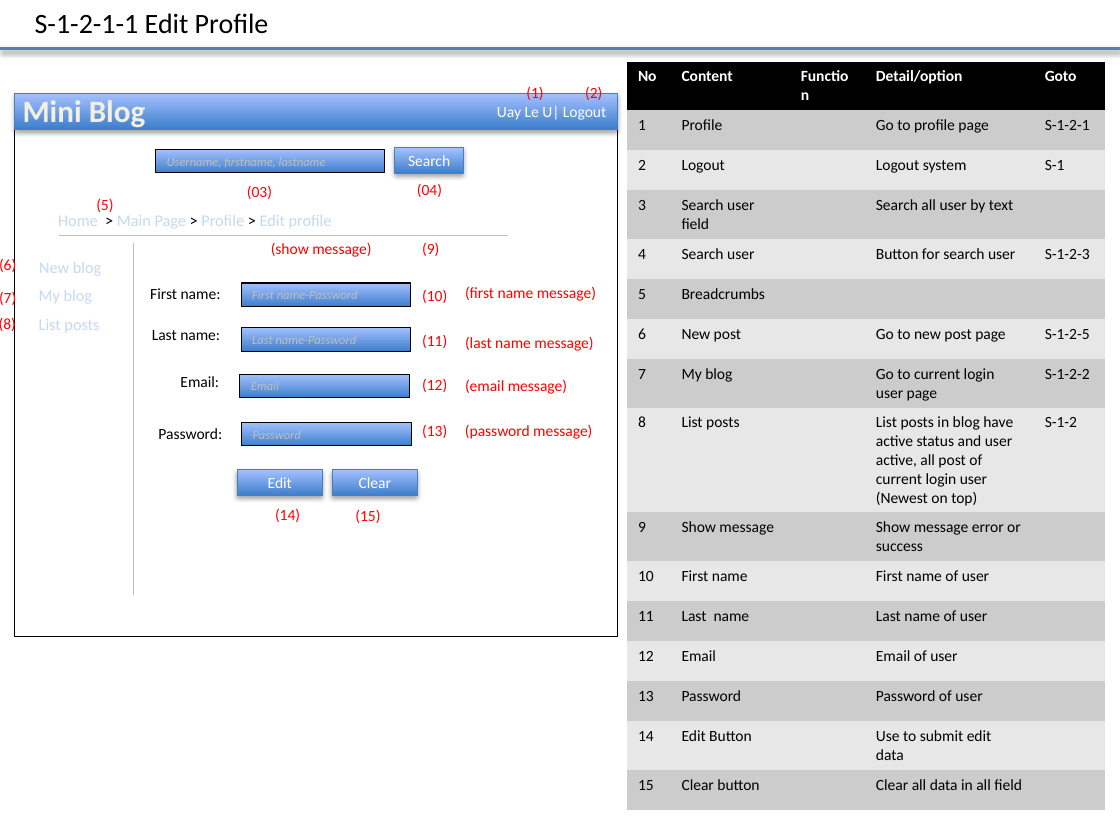
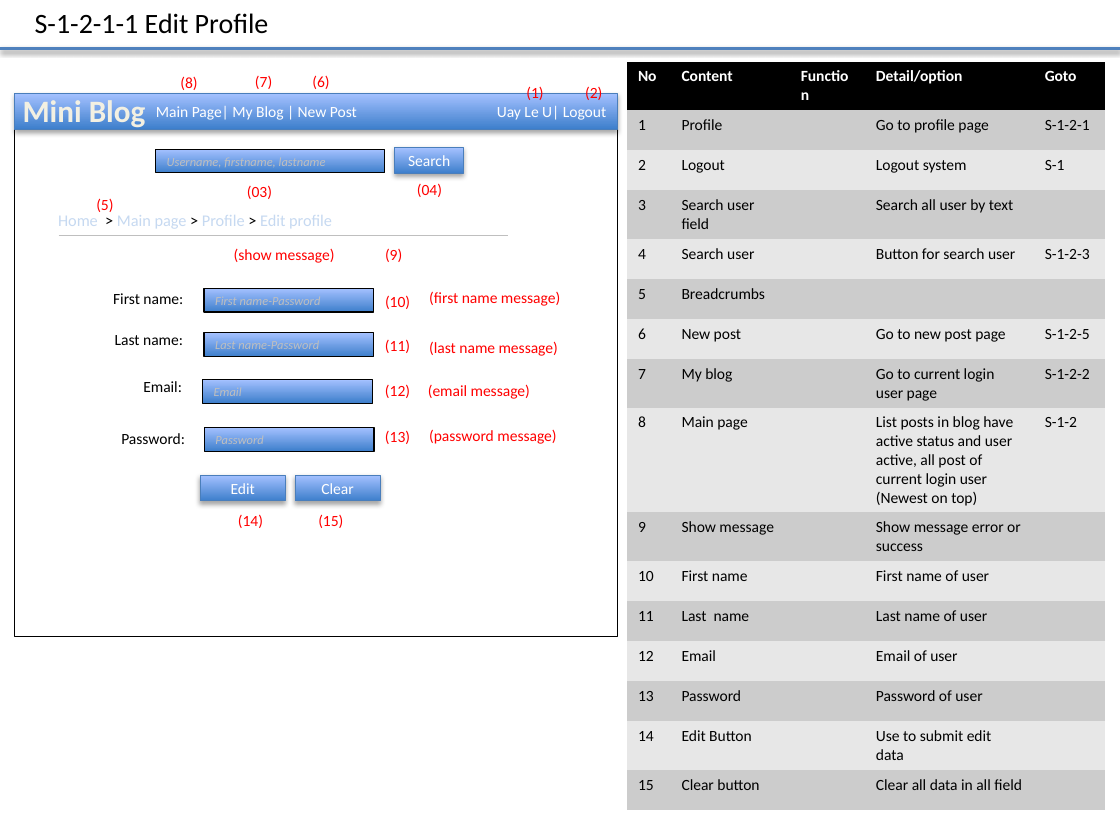
Before and after one commit to Mulodo-Java-Training/miniblog-le.uay, a slide deck: slide 7 of doc/frontend/wireframe/TRN-MiniBlog_WireframeDesign_UayLe.pptx. Drawn at 1120x840 pixels with LibreOffice and Linux fonts; fonts in the diff are those of the drawing. Boxes give left, top, right and bottom in pixels: in the first picture for what was removed or moved away, otherwise in the second. Text is boxed around its words. In the diff, an @@ line names an element or a change of style, - is before the commit and + after.

```diff
--- a/doc/frontend/wireframe/TRN-MiniBlog_WireframeDesign_UayLe.pptx
+++ b/doc/frontend/wireframe/TRN-MiniBlog_WireframeDesign_UayLe.pptx
@@ text "(8)" rewrapped from bbox=[0, 315, 16, 333] to bbox=[180, 77, 197, 90] @@
@@ text "(7)" rewrapped from bbox=[0, 290, 16, 308] to bbox=[255, 76, 272, 89] @@
@@ text "(6)" rewrapped from bbox=[0, 257, 16, 275] to bbox=[312, 75, 329, 89] @@
@@ table at bbox=[627, 62, 1107, 810] @@
-row 9, column 2: List posts
+row 9, column 2: Main page
@@ text in rectangle at bbox=[156, 106, 357, 122]: text changed @@
-Uay Le U| Logout
+Main Page| My Blog | New Post Uay Le U| Logout
@@ text at bbox=[58, 215, 332, 229]: text changed @@
-Home > Main Page > Profile > Edit profile
+Home > Main page > Profile > Edit profile
@@ text removed at bbox=[39, 262, 101, 276] @@
-New blog
@@ line removed from (133, 243) to (133, 595) @@
@@ text removed at bbox=[39, 290, 93, 304] @@
-My blog
@@ text removed at bbox=[39, 319, 99, 332] @@
-List posts
@@ 14 texts, 5 rectangles: place and size @@
-14 texts, 5 rectangles at bbox=[150, 243, 596, 522]
+14 texts, 5 rectangles at bbox=[113, 249, 560, 528]
@@ 2 texts, 1 rectangle: place and size @@
-2 texts, 1 rectangle at bbox=[158, 428, 418, 523]
+2 texts, 1 rectangle at bbox=[121, 433, 380, 528]
```
Also in this commit, not shown: 6 other slides changed, 4 slides added.
